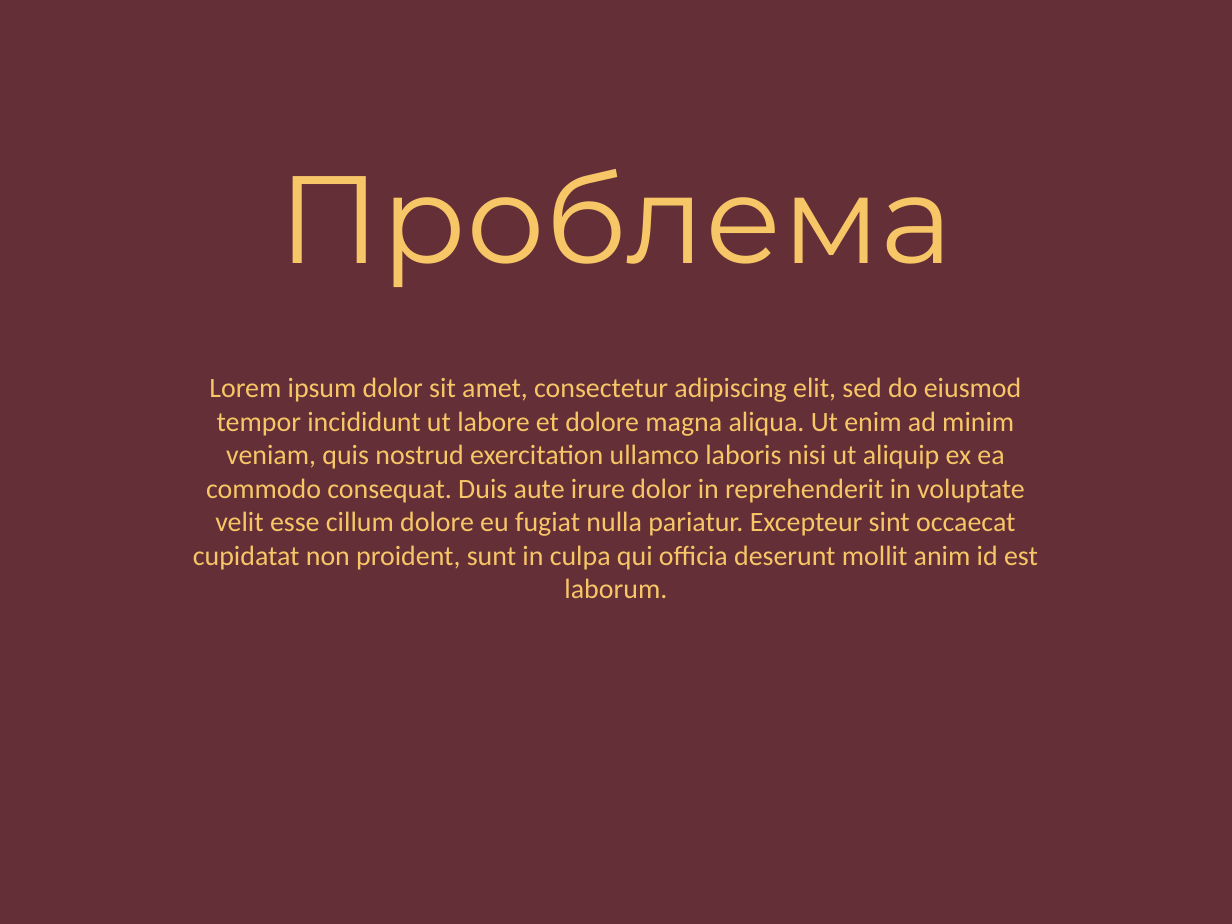
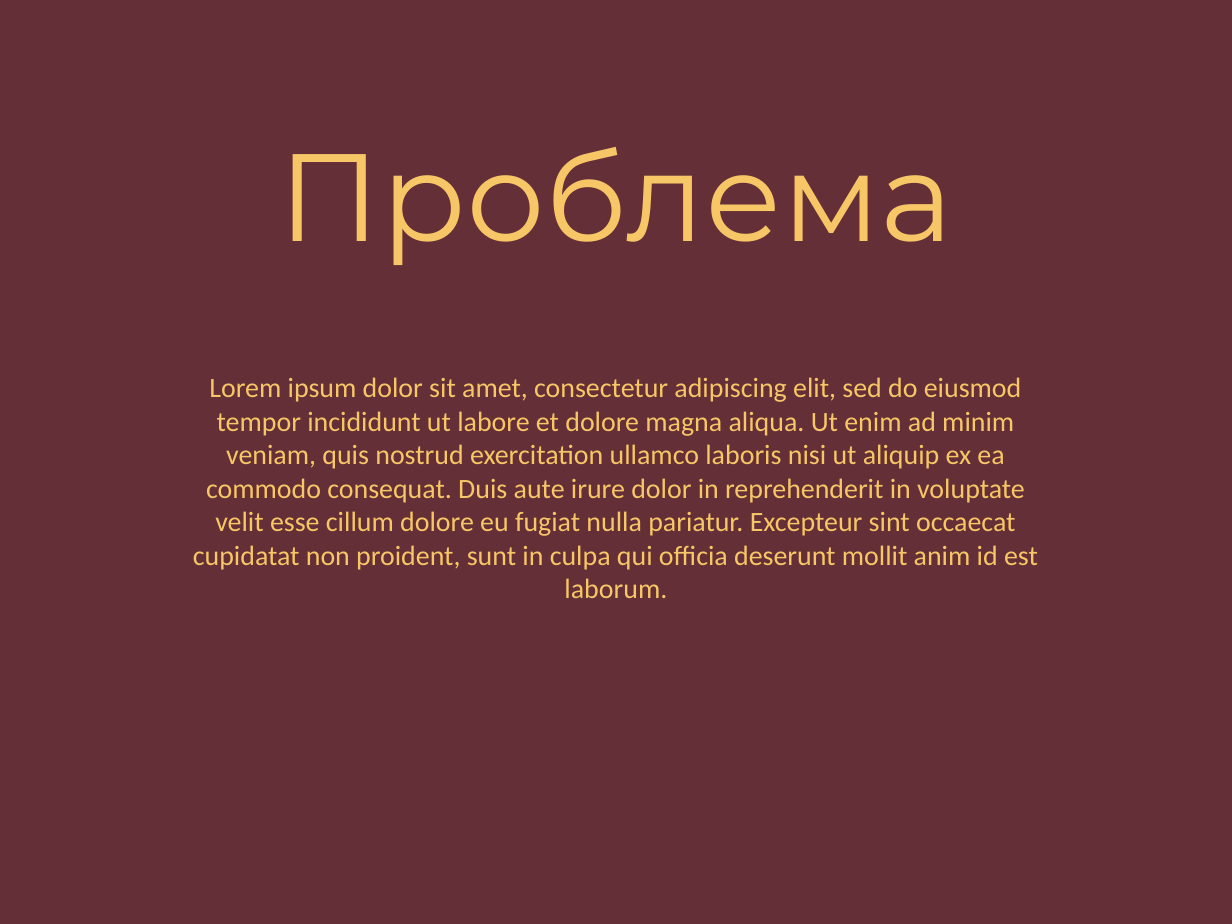
Before and after one commit to Svetlana184/bd_kursovaya, a slide deck: slide 2 of дизайн.pptx. Drawn at 1232x924 pixels with LibreOffice and Linux fonts; fonts in the diff are those of the drawing. Boxes give left, top, right and bottom in pixels: in the first picture for what was removed or moved away, otherwise in the second. Text is boxed around its words. In the diff, an @@ line names an element or a change of style, - is before the commit and + after.

```diff
--- a/дизайн.pptx
+++ b/дизайн.pptx
@@ text "Проблема": place and size @@
-text "Проблема" at bbox=[279, 169, 953, 287]
+text "Проблема" at bbox=[279, 147, 953, 265]
```
Also in this commit, not shown: 4 other slides changed, 1 slide added, 1 slide removed, 25 other files.
